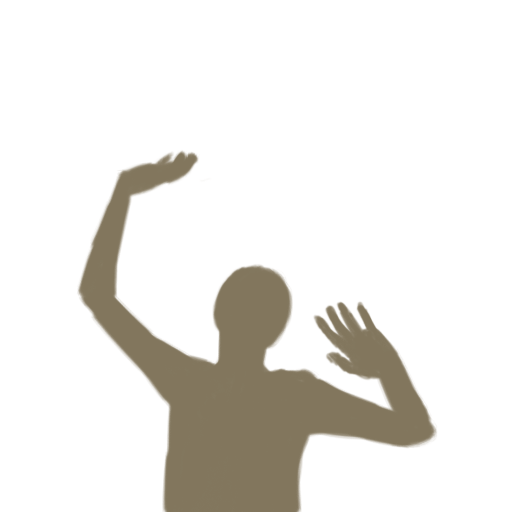
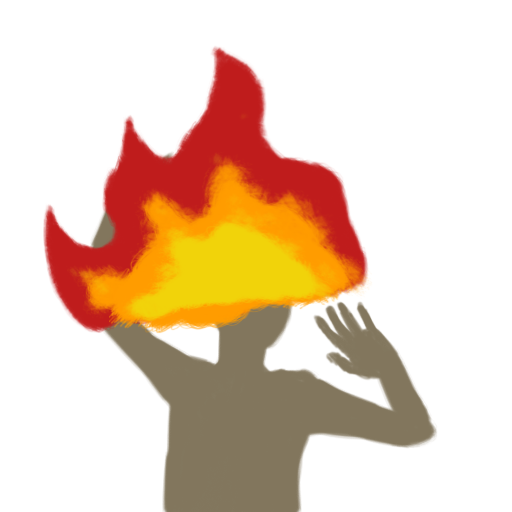
Layer changes from the first 512 × 512 image to the second:
showed "ElephantFire", painted on it over [43, 45, 373, 334]
